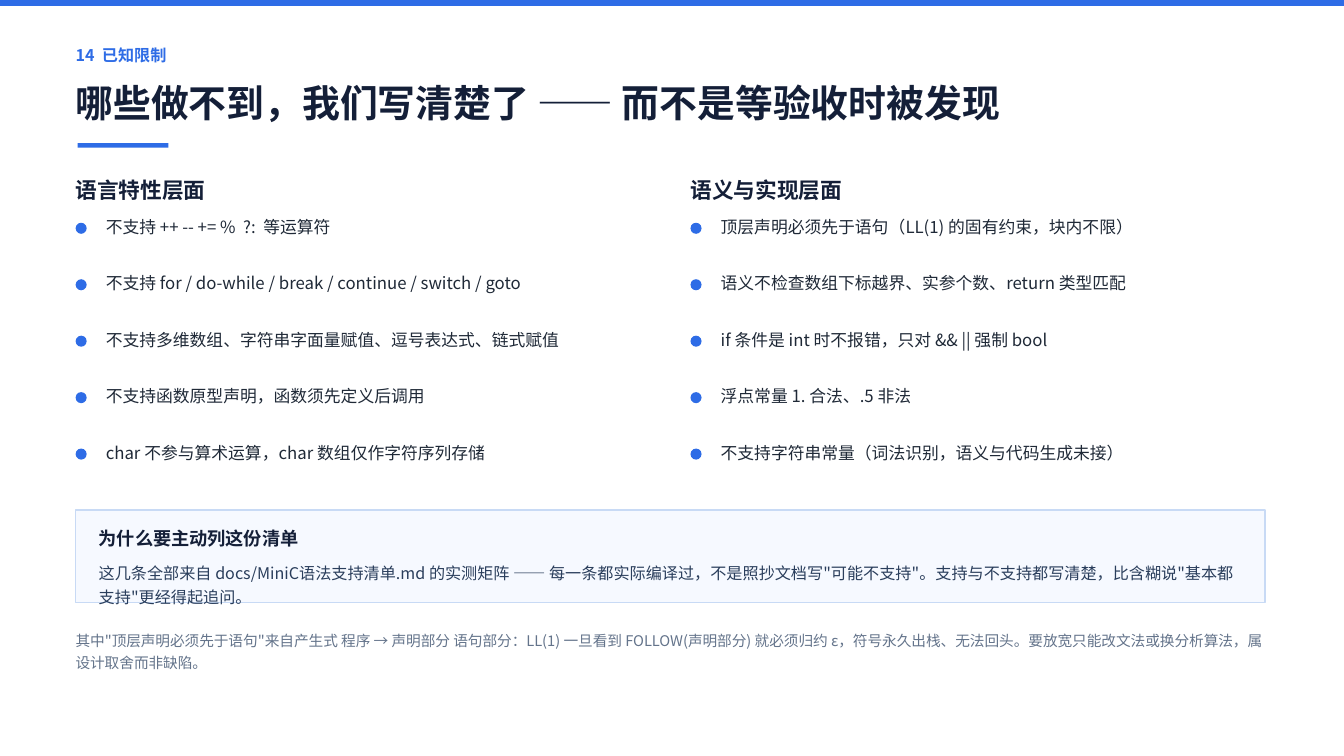
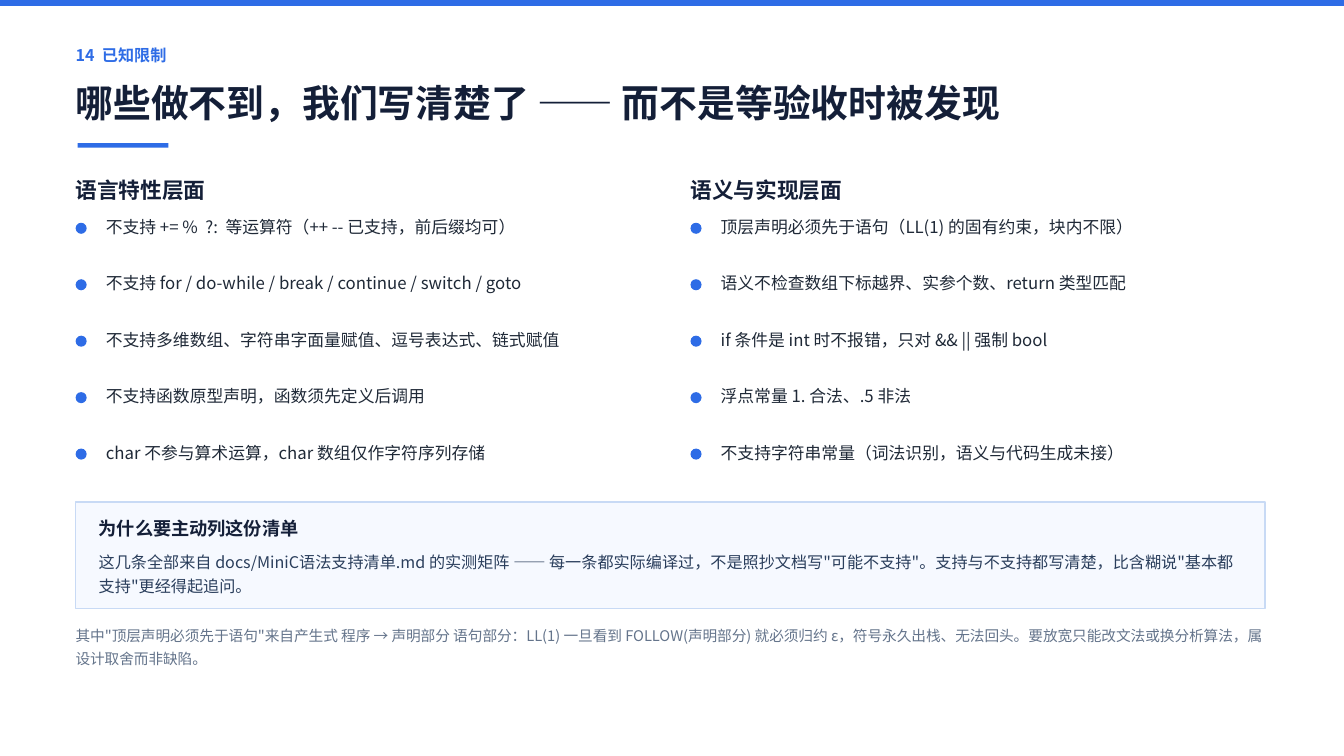
Before and after one commit to 9527-qincheng/MiniCCompiler, a slide deck: slide 15 of docs/MiniC编译器_答辩演示.pptx. Drawn at 1344x756 pixels with LibreOffice and Linux fonts; fonts in the diff are those of the drawing. Boxes give left, top, right and bottom in pixels: in the first picture for what was removed or moved away, otherwise in the second. Text is boxed around its words. In the diff, an @@ line names an element or a change of style, - is before the commit and + after.

Commit message:
feat: 实现常量折叠（挑战版 C4 / 设计文档 §8.1）
两侧都是编译期常量的算术与关系表达式，在 IR 生成阶段直接求值，
不再生成四元式。设计文档 §8.1 与挑战版特性表 C4 都写了这一项，
代码里一直是空的，本次补上。

新增三个私有接口（src/sema/ir.h）：
- ConstFloat(double, loc)              取浮点常量，无则登记；补写 m_szVal
- ConstValueOf(op, bFloat, iVal, fVal) 取操作数的编译期常量值
- FoldBinary(op, lo, ro, loc)          二元折叠，不可折返回 OP_NONE

插入点在 EvalExpr 的 AST_NODE_BINOP 分支，类型转换之前：
FoldBinary 内部已按 §8.1 的 Promote 处理 int/float，若先插 ITOF
就变成「先转换再折叠」，会多出一条无用四元式。

三条不折叠的边界（宁可不折，也不折错）：
- 除数为 0：编译期算出 Inf 会把运行时错误变成静默的错误结果
- 整型结果溢出 int：让运行时按 x86 addl 自然回绕，与未折叠一致
- && / ||：保留短路语义，右操作数可能有副作用

实测：
  a = 4 / 2            -> (=, 2, -, a)
  a = 1 + 2 * 3        -> (=, 7, -, a)
  a = 1.5 * 2.0        -> (FTOI, 3, -, _T1) + (=, _T1, -, a)
  a = 7 / 2            -> (=, 3, -, a)          C 语义向零截断
  a = 2 < 3            -> (=, 1, -, a)
  a = 1 / 0            -> 不折叠
  a = 2147483647 + 1   -> 不折叠
  print(1 && 0)        -> 仍展开成 JZ + 标号

回归：quad 15 -> 16 例（新增 const_fold）、codegen 26 -> 27 例
（新增 const_fold），arith_int 基线里 (/, 4, 2, _T3) 被折叠消灭。
变异测试：把 FoldBinary 调用改成返回空 Operand，arith_int 与
const_fold 双双 FAIL，证明新基线能拦住回退。

文档同步：设计文档 §8.1/§9.3、语法支持清单新增 §4.1/§4.2、
interface.md 第 21 条、项目总结新增 §3.8、验收报告与 README 计数、
GUI 语法手册（运算符 18 个、章节编号错乱修正）、答辩 PPT。

```diff
--- a/docs/MiniC编译器_答辩演示.pptx
+++ b/docs/MiniC编译器_答辩演示.pptx
@@ text at (x1=106, y1=219, x2=515, y2=235): text changed @@
-不支持 ++ -- += % ?: 等运算符
+不支持 += % ?: 等运算符（++ -- 已支持，前后缀均可）
@@ rectangle resized from (x1=76, y1=510, x2=1265, y2=603) to (x1=76, y1=502, x2=1265, y2=609) @@
@@ text "为什么要主动列这份清单" moved from (x1=99, y1=529, x2=299, y2=547) to (x1=99, y1=519, x2=299, y2=537) @@
@@ text "这几条全部来自 docs/MiniC语法支持清单.md 的实测矩阵 —— 每一条都实际编译过，不是照抄文档写"可能不支持 ..." moved from (x1=99, y1=565, x2=1233, y2=605) to (x1=99, y1=554, x2=1233, y2=594) @@
@@ text "这几条全部来自 docs/MiniC语法支持清单.md 的实测矩阵 —— 每一条都实际编译过，不是照抄文档写"可能不支持 ..." at (x1=99, y1=554, x2=1233, y2=594): line spacing 1.25 to 1.22 @@
@@ text "其中"顶层声明必须先于语句"来自产生式 程序 → 声明部分 语句部分：LL(1) ..." moved from (x1=76, y1=633, x2=1262, y2=669) to (x1=76, y1=628, x2=1262, y2=665) @@
```
Also in this commit, not shown: 1 other slide changed, 15 other files.
